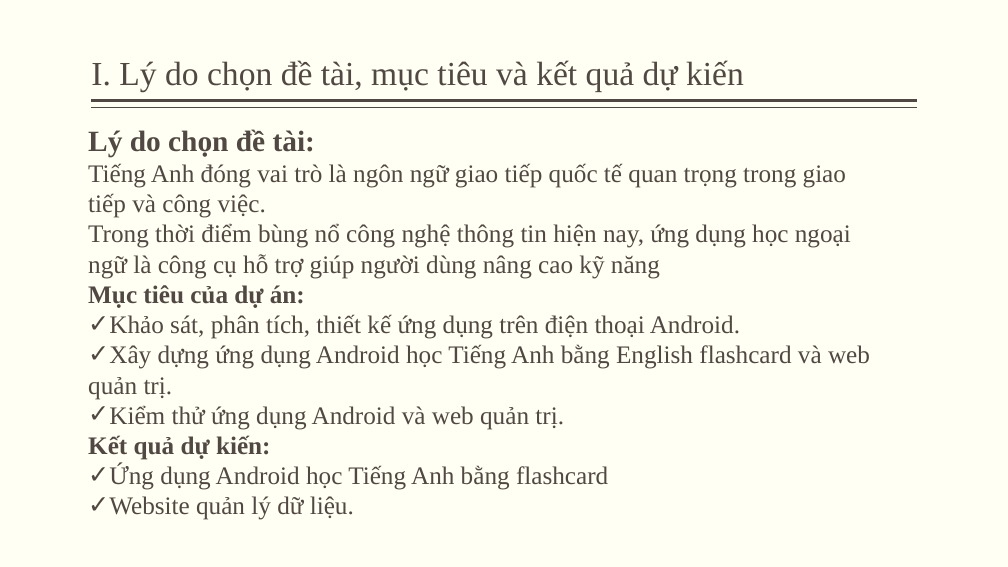
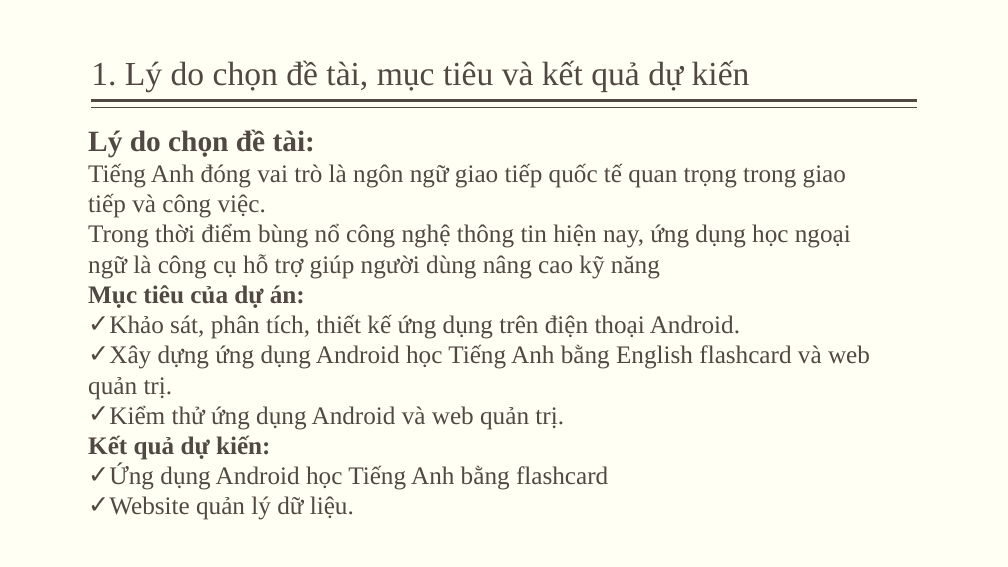
Before and after one commit to neekon2508/DATN, a slide deck: slide 3 of Document/bao-ao-do-an-tot-nghiep.pptx. Drawn at 1008x567 pixels with LibreOffice and Linux fonts; fonts in the diff are those of the drawing. Boxes give left, top, right and bottom in pixels: in the first picture for what was removed or moved away, otherwise in the second. Text is boxed around its words. In the diff, an @@ line names an element or a change of style, - is before the commit and + after.

```diff
--- a/Document/bao-ao-do-an-tot-nghiep.pptx
+++ b/Document/bao-ao-do-an-tot-nghiep.pptx
@@ title at <box>91,60,750,92</box>: text changed @@
-I. Lý do chọn đề tài, mục tiêu và kết quả dự kiến
+1. Lý do chọn đề tài, mục tiêu và kết quả dự kiến
```
Also in this commit, not shown: 15 other slides changed, 1 other file.
